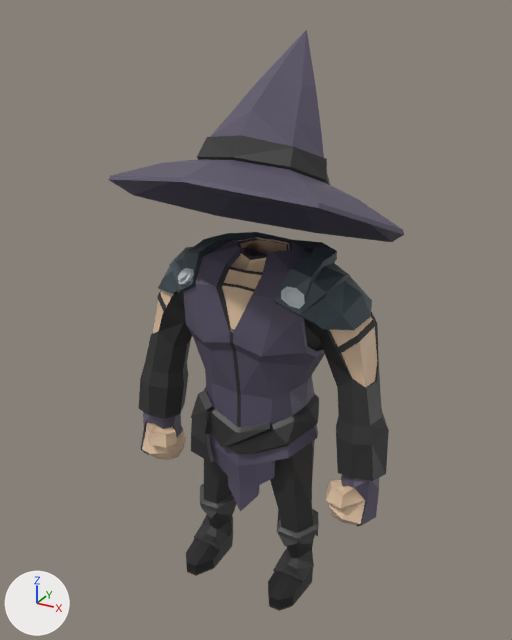
An edit to the COLLADA model Models/Blend/Helmet/RareWizardHat.dae, drawn before and after from the same camera.
Both versions are drawn from a 50 mm lens placed at (5.64, -10.31, 10.64), pointed at (-0.11, 0.13, 5.42). Every picture has the same lights, and +X, +Y and +Z are marked at lower left.

In view in the first picture: 'Boots', 'Hat', 'Outfit', 'Pants'.
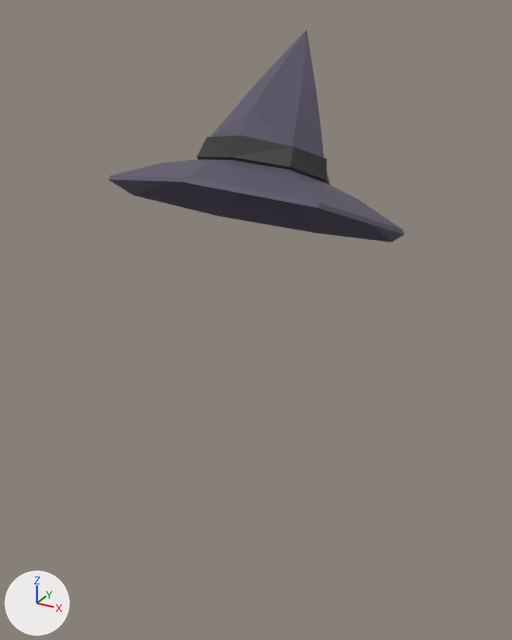
Boxes [x1, y1, x2, y2] around the edits, measured in the pictures (512 x 640 px):
'Outfit', deleted
    before: [139, 232, 389, 526]
'Boots', deleted
    before: [186, 484, 319, 611]
'Pants', deleted
    before: [204, 440, 315, 533]

What the commit changed:
Object 'Outfit' (ob_outfit) is deleted.
Object 'Boots' (ob_boots) is deleted.
Object 'Pants' (ob_pants) is deleted.
